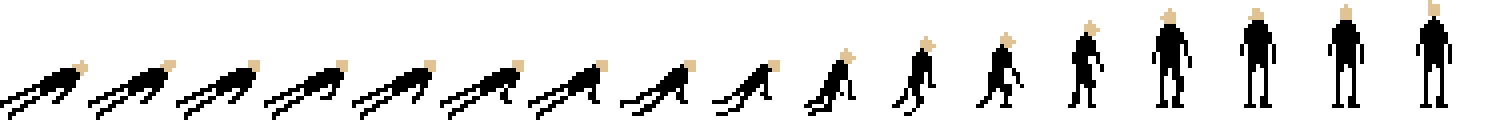
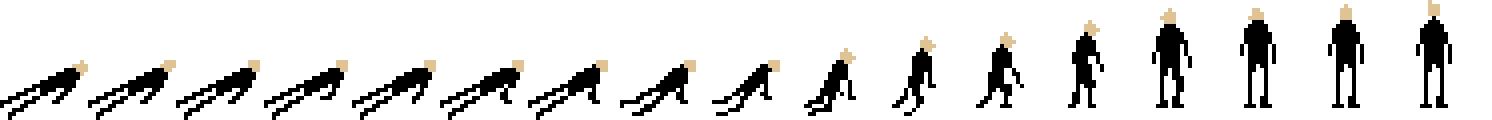
The second (1492, 120) image is a revision of the first. Changes to its layers:
painted on "get up frame 4" over [308, 68, 328, 80]
painted on "get up frame 3" over [220, 68, 240, 80]
painted on "get up frame 2" over [132, 68, 152, 80]
painted on "get up frame 1" over [44, 68, 64, 80]
